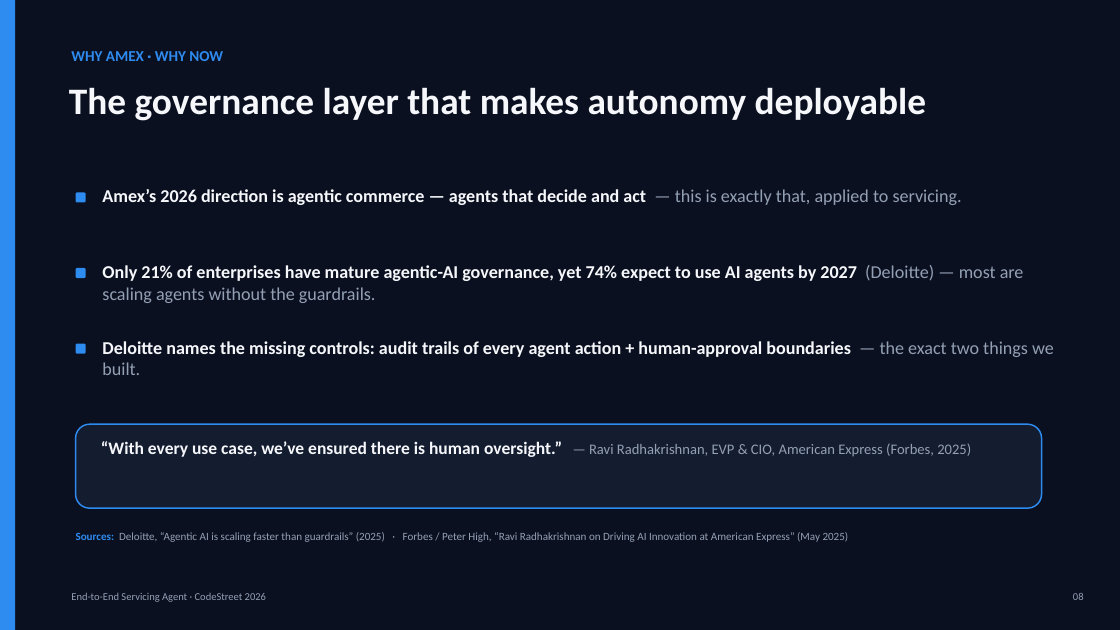
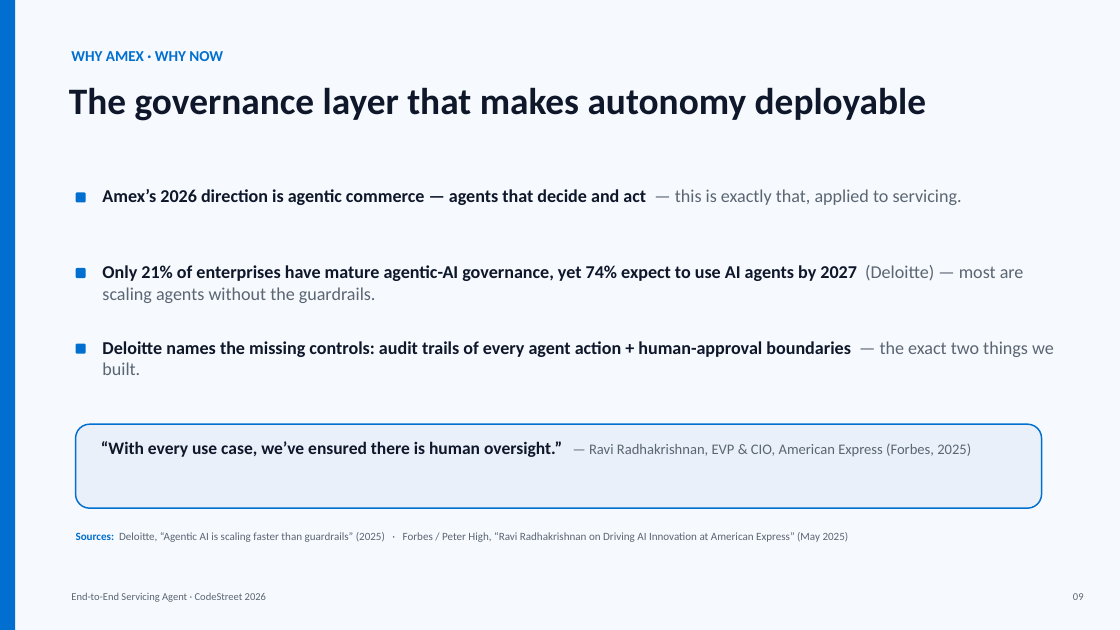
Before and after one commit to VaibhavDangaich/Codestreet_2026, a slide deck: slide 9 of deck/CodeStreet2026_Servicing_Agent.pptx (slide 8 before the commit). Drawn at 1120x630 pixels with LibreOffice and Linux fonts; fonts in the diff are those of the drawing. Boxes give left, top, right and bottom in pixels: in the first picture for what was removed or moved away, otherwise in the second. Text is boxed around its words. In the diff, an @@ line names an element or a change of style, - is before the commit and + after.

```diff
--- a/deck/CodeStreet2026_Servicing_Agent.pptx
+++ b/deck/CodeStreet2026_Servicing_Agent.pptx
@@ rectangle at <box>0,0,1120,630</box>: fill #0B1020 to #F6F9FD @@
@@ text "WHY AMEX · WHY NOW" at <box>71,51,223,61</box>: text colour #2E8BF0 to #016FD0 @@
@@ text "The governance layer that makes ..." at <box>69,87,926,121</box>: text colour #F5F7FA to #0F172A @@
@@ text "Amex’s 2026 direction is agentic ..." at <box>102,189,962,205</box>: text colour #F5F7FA to #0F172A in "Amex’s 2026 direction is agentic commerce — ..."; text colour #93A0B4 to #5B6673 in "— this is exactly that, applied to ..." @@
@@ text "Only 21% of enterprises have ..." at <box>102,265,1024,303</box>: text colour #F5F7FA to #0F172A in "Only 21% of enterprises have mature agentic-AI ..."; text colour #93A0B4 to #5B6673 in "(Deloitte) — most are scaling agents without ..." @@
@@ fill #2E8BF0 to #016FD0 in 4 elements at <box>0,0,15,630</box>, <box>76,192,86,202</box>, <box>76,268,86,278</box>, <box>76,344,86,354</box> @@
@@ text "Deloitte names the missing controls: ..." at <box>102,341,1054,375</box>: text colour #F5F7FA to #0F172A in "Deloitte names the missing controls: audit trails ..."; text colour #93A0B4 to #5B6673 in "— the exact two things we built." @@
@@ rounded rectangle at <box>76,424,1042,508</box>: fill #141C30 to #E9F0F9; outline #2E8BF0 1.25 pt to #016FD0 1.25 pt @@
@@ text "“With every use case, we’ve ..." at <box>101,441,971,457</box>: text colour #F5F7FA to #0F172A in "“With every use case, we’ve ensured there ..."; text colour #93A0B4 to #5B6673 in "— Ravi Radhakrishnan, EVP & CIO, American ..." @@
@@ text "Sources: Deloitte, “Agentic AI is ..." at <box>76,532,849,542</box>: text colour #2E8BF0 to #016FD0 in "Sources:"; text colour #93A0B4 to #5B6673 @@
@@ text "End-to-End Servicing Agent · CodeStreet ..." at <box>71,593,266,602</box>: text colour #93A0B4 to #5B6673 @@
@@ text at <box>1073,593,1084,600</box>: text changed; text colour #93A0B4 to #5B6673 @@
-08
+09
```
Also in this commit, not shown: 9 other slides changed, 1 slide added, 2 other files.
